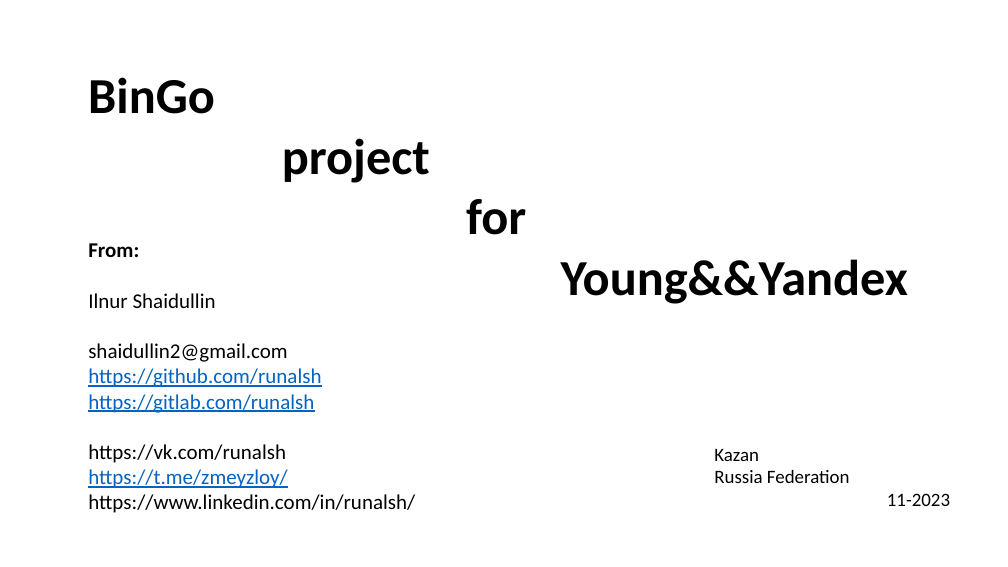
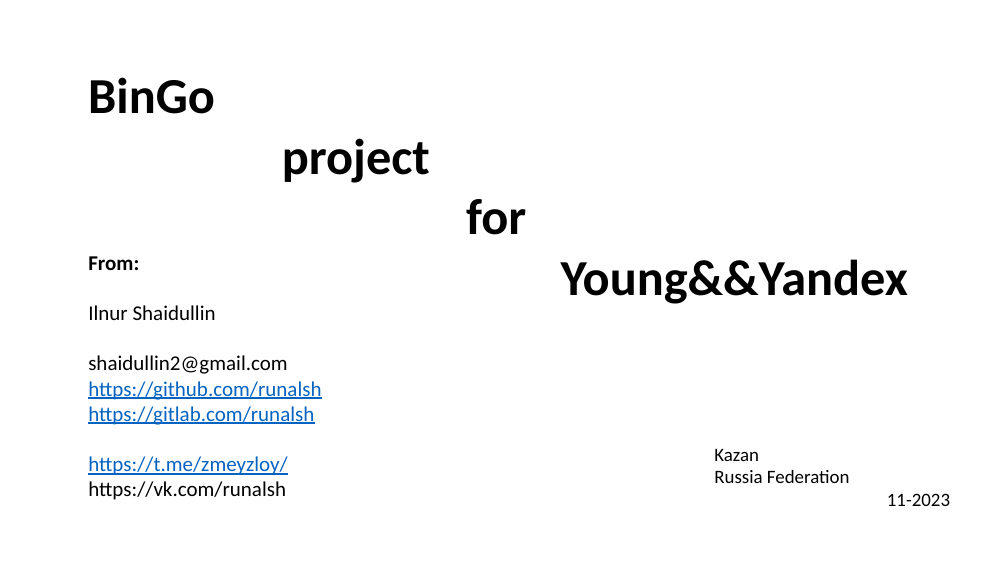
Before and after one commit to runalsh/yandex-young-devops-training, a slide deck: slide 1 of presentation.pptx. Drawn at 1008x567 pixels with LibreOffice and Linux fonts; fonts in the diff are those of the drawing. Boxes give left, top, right and bottom in pixels: in the first picture for what was removed or moved away, otherwise in the second. Text is boxed around its words. In the diff, an @@ line names an element or a change of style, - is before the commit and + after.

```diff
--- a/presentation.pptx
+++ b/presentation.pptx
@@ text "From:": place and size @@
-text "From:" at <box>88,243,415,513</box>
+text "From:" at <box>88,256,321,500</box>
@@ text at <box>88,456,287,475</box>: paragraph added @@
+https://t.me/zmeyzloy/
@@ text at <box>88,469,415,513</box>: paragraphs removed @@
-https://t.me/zmeyzloy/
-https://www.linkedin.com/in/runalsh/
```
Also in this commit, not shown: 1 other slide changed, 1 other file.
